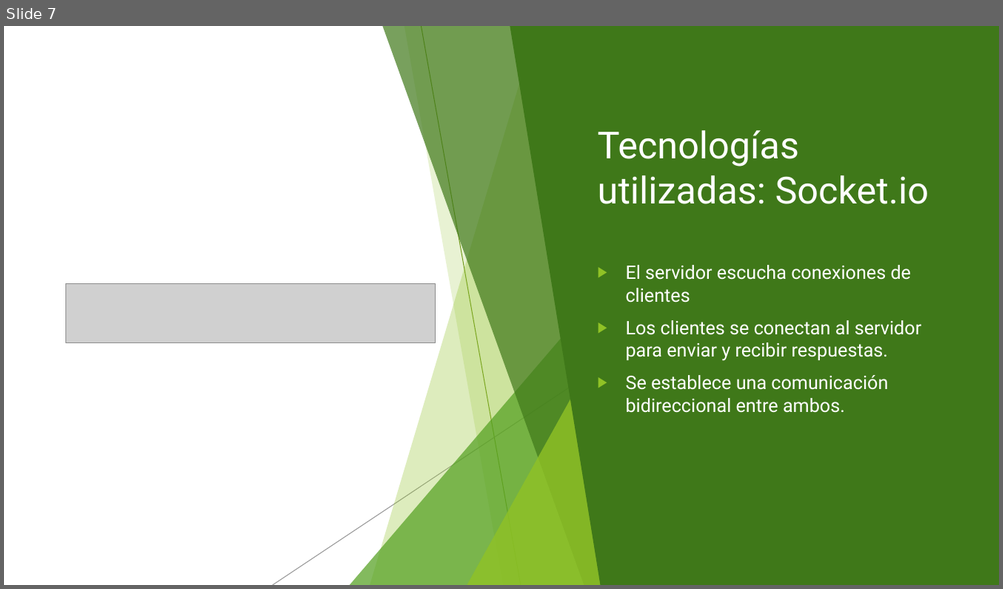
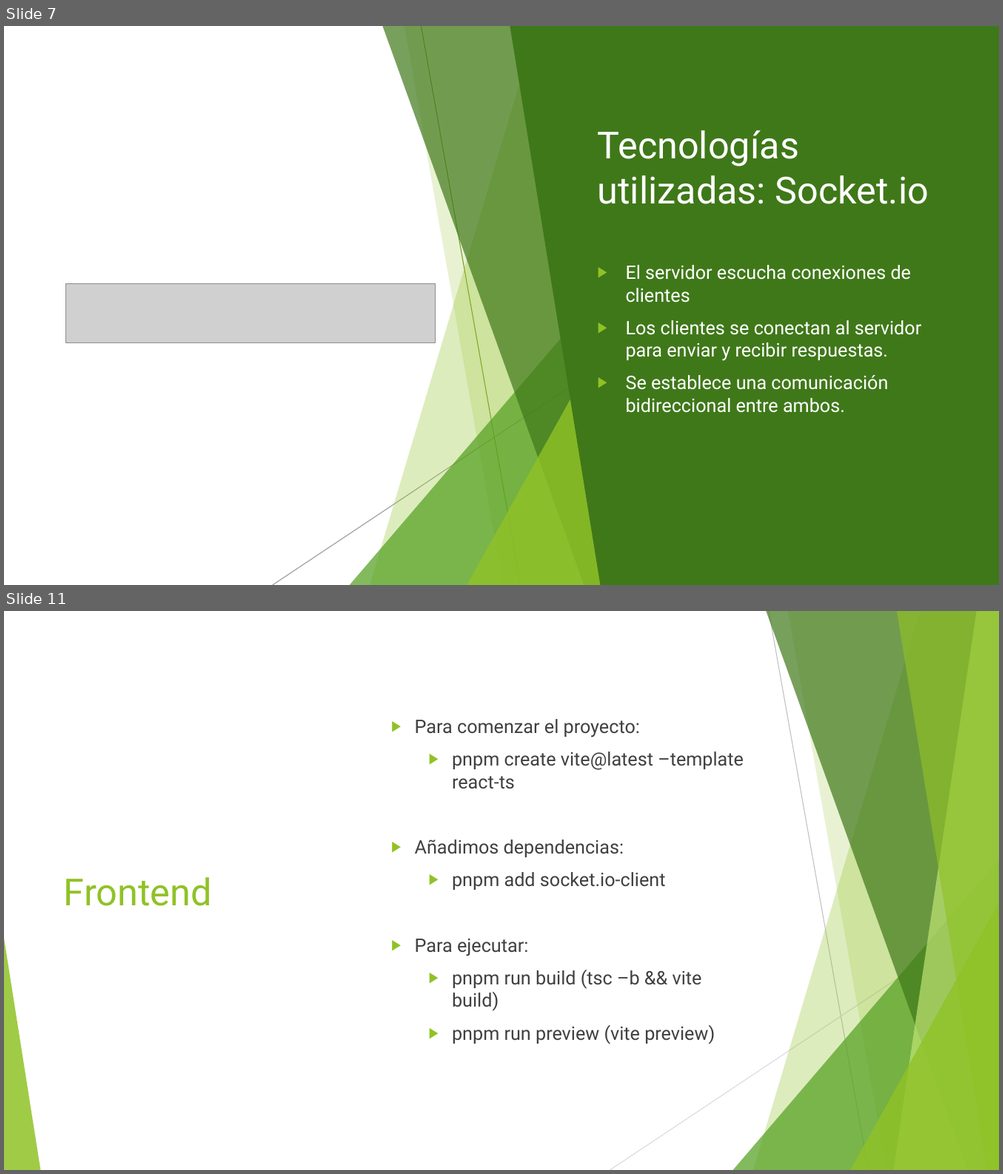
Before and after one commit to Lecre12/Comunicaciones, a slide deck: Documentacion/Instalación y configuración de servicios de mensajería instantánea.pptx. Shown one above the other, each under a label of ours: slide 7 before the commit, slides 7 and 11 after it; the slides between them are not shown. The pictures are 1003x589 and 1003x1174 pixels, drawn with LibreOffice and Linux fonts; fonts in the diff are those of the drawing; grey boxes stand for pictures. Boxes give left, top, right and bottom in pixels: in the first picture for what was removed or moved away, otherwise in the second. Text is boxed around its words. In the diff, an @@ line names an element or a change of style, - is before the commit and + after.

```diff
--- a/Documentacion/Instalación y configuración de servicios de mensajería instantánea.pptx
+++ b/Documentacion/Instalación y configuración de servicios de mensajería instantánea.pptx
@@ slide 11 added at <box>4,611,999,1170</box>, background #FFFFFF; not listed: 10 template elements that a slide beside it also shows @@
@@ text added at <box>415,719,743,1045</box>, 18 pt, text #404040 @@
+▶ Para comenzar el proyecto:
+  ▶ pnpm create vite@latest –template react-ts
+▶ Añadimos dependencias:
+  ▶ pnpm add socket.io-client
+▶ Para ejecutar:
+  ▶ pnpm run build (tsc –b && vite build)
+  ▶ pnpm run preview (vite preview)
@@ text added at <box>64,877,212,906</box>, 36 pt, text #90C226 @@
+Frontend
```
Also in this commit, not shown: 3 other slides added.
